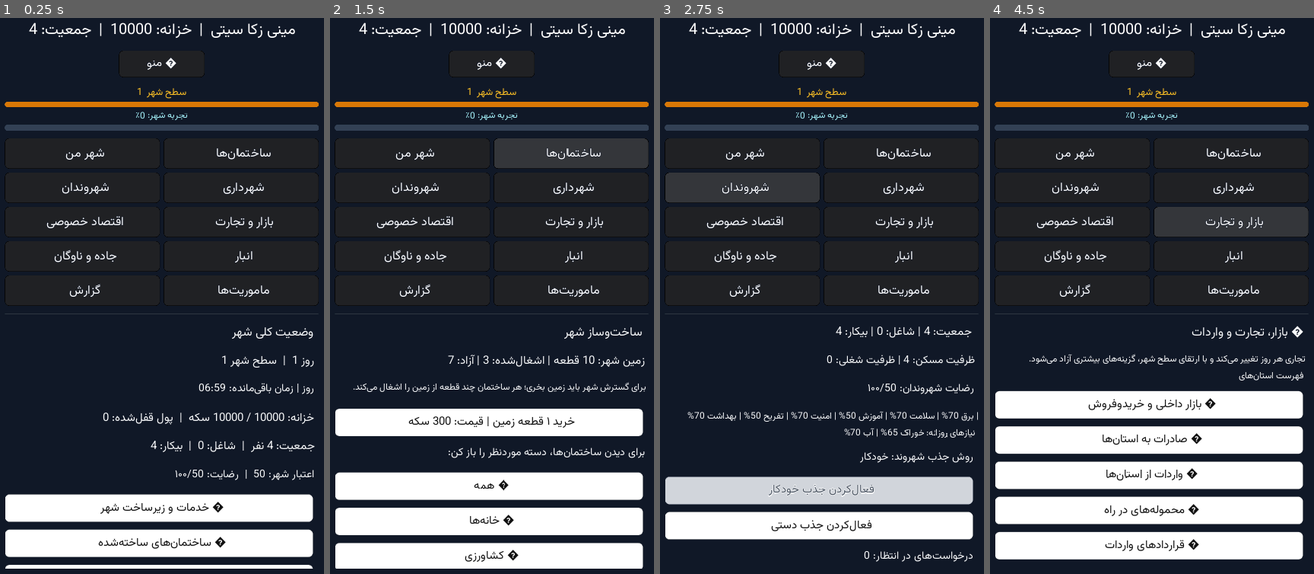
Above: before the commit, frames 1-4 (left to right).
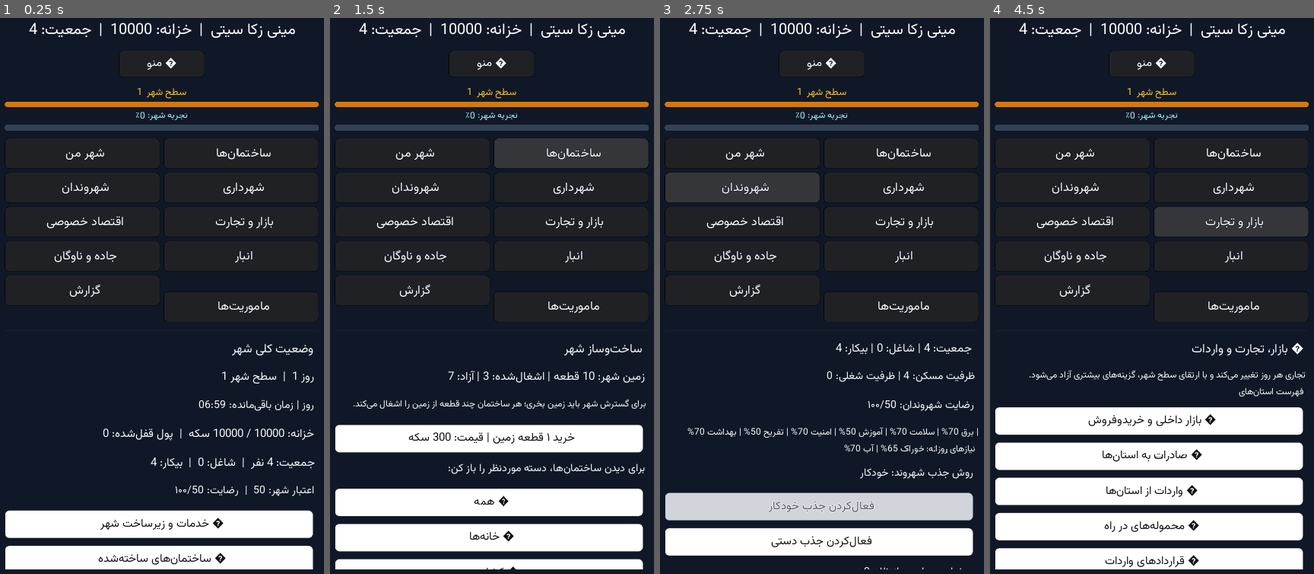
Above: after the commit, the same moments.

Repository: zekainstabot/mini-zeka-city
Game: Godot game, scene res://Main.tscn
Two runs of this game, one before a commit and one after it. Both use one fixed random seed, a clock stepped at 60 frames per second and the inputs below.
Inputs:
- Up to frame 1 (0.25 s): no input
- Up to frame 2 (1.5 s): click "ﻦﻣ ﺮﻬﺷ" at 0.5 s; click "ﺎﻫ‌ﻥﺎﻤﺘﺧﺎﺳ" at 1.25 s
- Up to frame 3 (2.75 s): click "ﻥﺍﺪﻧﻭﺮﻬﺷ" at 2 s
- Up to frame 4 (4.5 s): click "ﯼﺭﺍﺩﺮﻬﺷ" at 2.75 s; click "ﯽﺻﻮﺼﺧ ﺩﺎﺼﺘﻗﺍ" at 3.5 s; click "ﺕﺭﺎﺠﺗ ﻭ ﺭﺍﺯﺎﺑ" at 4.25 s

The runs differ from the first frame. In frame 1, 10% of the frame differs, in the area x 1-99%, y 46-100%; in frame 2, 17%; in frame 3, 13%; in frame 4, 18%.

Commit message:
Show reward-ready badge above missions navigation

Diff:
--- a/scripts/Main.gd
+++ b/scripts/Main.gd
@@ -37,6 +37,7 @@
 var commerce_section_expanded = {"domestic":false,"export":false,"import":false,"shipments":false,"contracts":false}
 var storage_section_expanded = {}
 var active_section_container = null
+var mission_reward_badge = null
 
 func _input(event):
 	if game_scroll_container == null or not is_instance_valid(game_scroll_container):
@@ -294,6 +295,17 @@
 	nav.add_constant_override("vseparation", 8)
 	root.add_child(nav)
 	for item in [{"t":"شهر من","p":"home"},{"t":"ساختمان‌ها","p":"buildings"},{"t":"شهروندان","p":"citizens"},{"t":"شهردار …(231 unchanged characters)…
+		var nav_item = VBoxContainer.new()
+		nav_item.size_flags_horizontal = Control.SIZE_EXPAND_FILL
+		nav_item.add_constant_override("separation", 2)
+		if item.p == "missions":
+			mission_reward_badge = Label.new()
+			mission_reward_badge.text = ""
+			mission_reward_badge.align = Label.ALIGN_CENTER
+			mission_reward_badge.rect_min_size = Vector2(0, 24)
+			mission_reward_badge.add_color_override("font_color", Color("#facc15"))
+			_apply_font(mission_reward_badge, 15)
+			nav_item.add_child(mission_reward_badge)
 		var b = Button.new()
 		b.text = PersianText.reshaper(item.t + "  ")
 		b.rect_min_size = Vector2(0, 64 if compact_layout else 58)
@@ -302,7 +314,8 @@
 		b.size_flags_horizontal = Control.SIZE_EXPAND_FILL
 		_style_button(b, true)
 		b.connect("pressed", self, "show_page", [item.p])
-		nav.add_child(b)
+		nav_item.add_child(b)
+		nav.add_child(nav_item)
 	var line = HSeparator.new()
 	root.add_child(line)
 	var scroll = ScrollContainer.new()
@@ -339,6 +352,16 @@
 	message_label.modulate = Color("#ffffff")
 	root.add_child(message_label)
 
+func _update_mission_reward_badge():
+	if mission_reward_badge == null or not is_instance_valid(mission_reward_badge) or game == null:
+		return
+	var ready_to_claim = false
+	for mission in game.get_missions():
+		if bool(mission.get("completed", false)) and not bool(mission.get("claimed", false)) and bool(mission.get("unlocked", false)):
+			ready_to_claim = true
+			break
+	mission_reward_badge.text = PersianText.reshaper("🎁 جایزه آماده دریافت" if ready_to_claim else "")
+
 func _create_menu_action(title, callback):
 	var button = Button.new()
 	button.text = PersianText.reshaper(title)
@@ -533,6 +556,7 @@
 	_show_message("")
 	var s = game.state
 	_update_progress_hud()
+	_update_mission_reward_badge()
 	if page == "home" or page == "buildings":
 		var active_constructions = game.get_construction_status()
 		if active_constructions.size() > 0:
